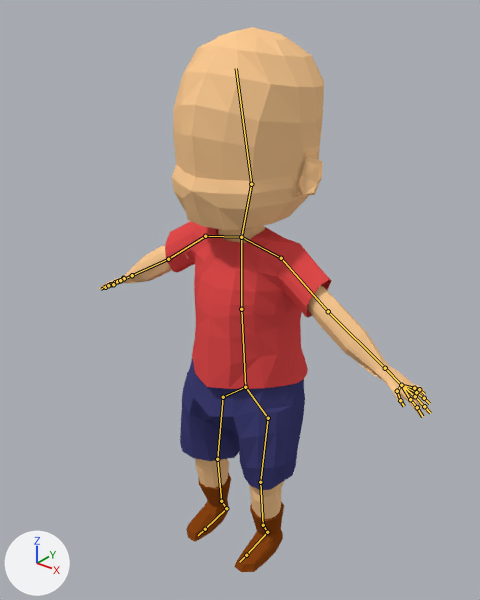
A saved change to the Blender file Snowy ARPG/Assets/Things/PlayerStuff/CharacterARPG.blend.
Before and after are seen from a 50 mm lens placed at (2.99, -3.74, 4.69), pointed at (0.18, -0.23, 2.51). The axes (+X, +Y, +Z) are drawn at lower left. The lights are the same throughout. The bones that bend it are drawn over the model as lines.

In view in the first picture: 'Body', 'Head', 'Shirt', 'Shoes', 'Shorts'.
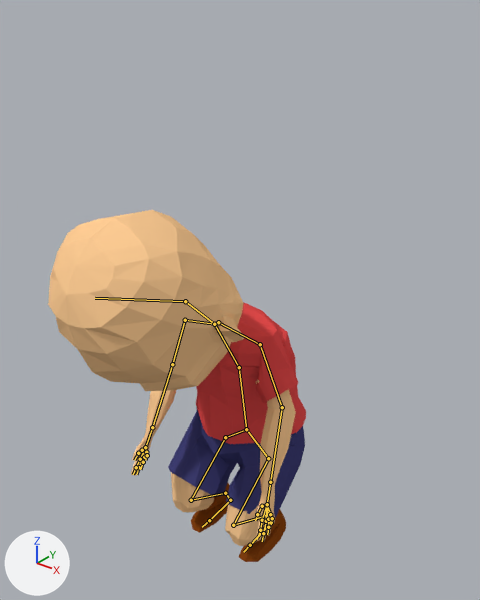
The newer file adds an action. The first version stands in its rest pose; the second is drawn at frame 9 of the action 'OpenChest'.

Pixel boxes (x1, y1, x2, y2) of what changed, in the pictures (480 x 600 px):
'Head', posed (29% wider, 11% shorter)
    before: (172, 27, 324, 230)
    after: (48, 210, 245, 391)
'Shirt', posed
    before: (165, 221, 331, 389)
    after: (196, 302, 306, 444)
'Shorts', posed (10% wider, 15% shorter)
    before: (180, 359, 305, 490)
    after: (168, 406, 305, 517)
'Body', posed
    before: (99, 225, 431, 519)
    after: (131, 380, 296, 546)
'Shoes', posed (20% shorter)
    before: (186, 473, 284, 572)
    after: (191, 483, 286, 562)
bone 'Bone', root to tip
    before: (241, 237) to (241, 309)
    after: (214, 324) to (239, 367)
bone 'Bone.001', root to tip
    before: (241, 309) to (245, 387)
    after: (239, 367) to (246, 429)
bone 'Bone.002', root to tip
    before: (245, 387) to (268, 418)
    after: (246, 429) to (268, 458)
bone 'Bone.004', root to tip
    before: (268, 418) to (260, 482)
    after: (268, 458) to (233, 525)
bone 'Bone.006', root to tip
    before: (260, 482) to (263, 525)
    after: (233, 525) to (266, 515)
bone 'Bone.008', root to tip
    before: (263, 525) to (267, 532)
    after: (266, 515) to (271, 522)
bone 'Bone.003', root to tip
    before: (245, 387) to (223, 397)
    after: (246, 429) to (225, 437)
bone 'Bone.005', root to tip
    before: (223, 397) to (217, 459)
    after: (225, 437) to (191, 500)
bone 'Bone.007', root to tip
    before: (217, 459) to (221, 501)
    after: (191, 500) to (225, 493)
bone 'Bone.009', root to tip
    before: (221, 501) to (226, 508)
    after: (225, 493) to (230, 500)
bone 'Bone.012', root to tip
    before: (241, 237) to (281, 258)
    after: (218, 322) to (260, 344)
bone 'Bone.014', root to tip
    before: (281, 258) to (328, 311)
    after: (260, 344) to (282, 407)
bone 'Bone.016', root to tip
    before: (328, 311) to (385, 368)
    after: (282, 407) to (270, 482)
bone 'Bone.013', root to tip
    before: (241, 237) to (205, 236)
    after: (214, 324) to (185, 320)
bone 'Bone.015', root to tip
    before: (205, 236) to (168, 259)
    after: (185, 320) to (172, 364)
bone 'Bone.017', root to tip
    before: (168, 259) to (132, 275)
    after: (172, 364) to (152, 427)
bone 'Bone.036', root to tip
    before: (241, 237) to (251, 184)
    after: (214, 324) to (185, 301)
bone 'Bone.037', root to tip
    before: (251, 184) to (236, 68)
    after: (185, 301) to (95, 298)

The change in detail:
Bone 'Bone' (bone_bone) moves from (0.0, 0.0, 0.0) to (-0.329, 0.606, 0.0).
Bone 'Bone' (bone_bone) turns from (0, 0, 0) to (0, 0, -29) degrees about its own x, y and z.
Bone 'Bone.001' (bone_bone_001) turns from (0, 0, 0) to (-21, 2, 3) degrees about its own x, y and z.
Bone 'Bone.002' (bone_bone_002) turns from (0, 0, 0) to (7, -7, 0) degrees about its own x, y and z.
Bone 'Bone.004' (bone_bone_004) turns from (0, 0, 0) to (-43, 0, 0) degrees about its own x, y and z.
Bone 'Bone.006' (bone_bone_006) turns from (0, 0, 0) to (101, 0, 0) degrees about its own x, y and z.
Bone 'Bone.008' (bone_bone_008) turns from (0, 0, 0) to (-57, 0, 0) degrees about its own x, y and z.
Bone 'Bone.003' (bone_bone_003) turns from (0, 0, 0) to (4, 7, 6) degrees about its own x, y and z.
Bone 'Bone.005' (bone_bone_005) turns from (0, 0, 0) to (-43, 0, 0) degrees about its own x, y and z.
Bone 'Bone.007' (bone_bone_007) turns from (0, 0, 0) to (101, 0, 0) degrees about its own x, y and z.
Bone 'Bone.009' (bone_bone_009) turns from (0, 0, 0) to (-57, 0, 0) degrees about its own x, y and z.
Bone 'Bone.012' (bone_bone_012) moves from (0.0, 0.0, 0.0) to (-0.287, 0.134, -0.593).
Bone 'Bone.012' (bone_bone_012) turns from (0, 0, 0) to (5, 28, 8) degrees about its own x, y and z.
Bone 'Bone.014' (bone_bone_014) moves from (0.0, 0.0, 0.0) to (-0.005, 0.0, 0.033).
Bone 'Bone.014' (bone_bone_014) turns from (0, 0, 0) to (-25, -10, 30) degrees about its own x, y and z.
Bone 'Bone.016' (bone_bone_016) moves from (0.0, 0.0, 0.0) to (0.002, -0.023, 0.068).
Bone 'Bone.016' (bone_bone_016) turns from (0, 0, 0) to (-36, -9, 17) degrees about its own x, y and z.
Bone 'Bone.013' (bone_bone_013) moves from (0.0, 0.0, 0.0) to (0.31, 0.124, -0.603).
Bone 'Bone.013' (bone_bone_013) turns from (0, 0, 0) to (5, -29, -10) degrees about its own x, y and z.
Bone 'Bone.015' (bone_bone_015) moves from (0.0, 0.0, 0.0) to (0.014, -0.001, -0.001).
Bone 'Bone.015' (bone_bone_015) turns from (0, 0, 0) to (-26, 0, -26) degrees about its own x, y and z.
Bone 'Bone.017' (bone_bone_017) moves from (0.0, 0.0, 0.0) to (0.003, 0.019, -0.07).
Bone 'Bone.017' (bone_bone_017) turns from (0, 0, 0) to (-37, -5, -17) degrees about its own x, y and z.
Bone 'Bone.036' (bone_bone_036) moves from (0.0, 0.0, 0.0) to (-0.05, -0.682, 0.089).
Bone 'Bone.036' (bone_bone_036) turns from (0, 0, 0) to (63, -9, 8) degrees about its own x, y and z.
Bone 'Bone.037' (bone_bone_037) turns from (0, 0, 0) to (9, 0, 0) degrees about its own x, y and z.
